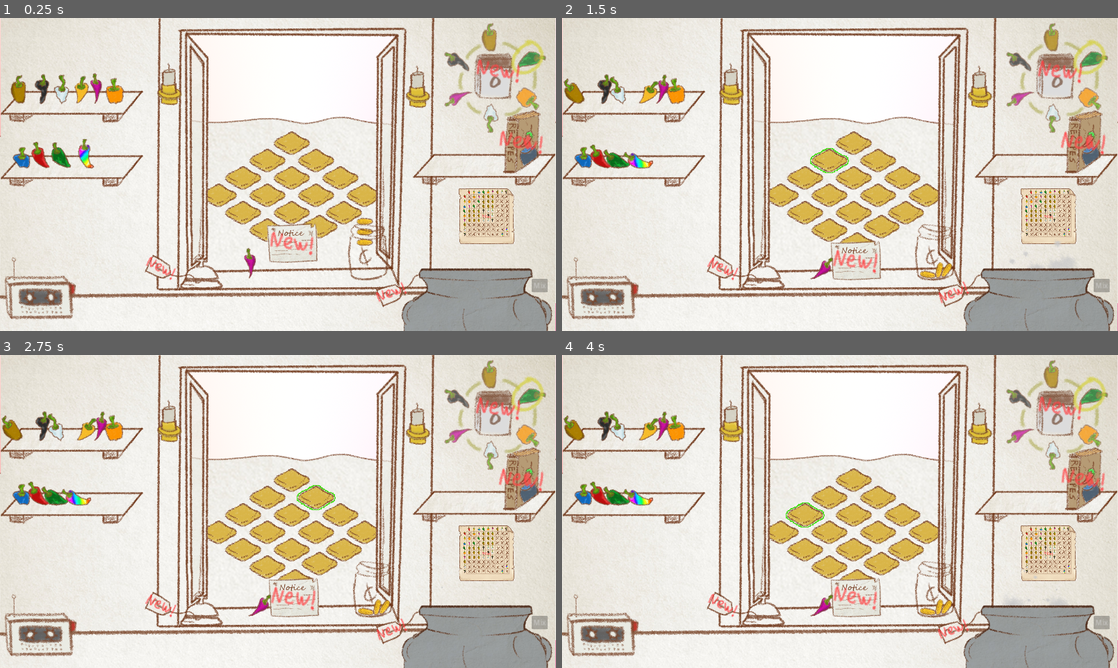
Above: before the commit, frames 1-4 (two rows, left to right).
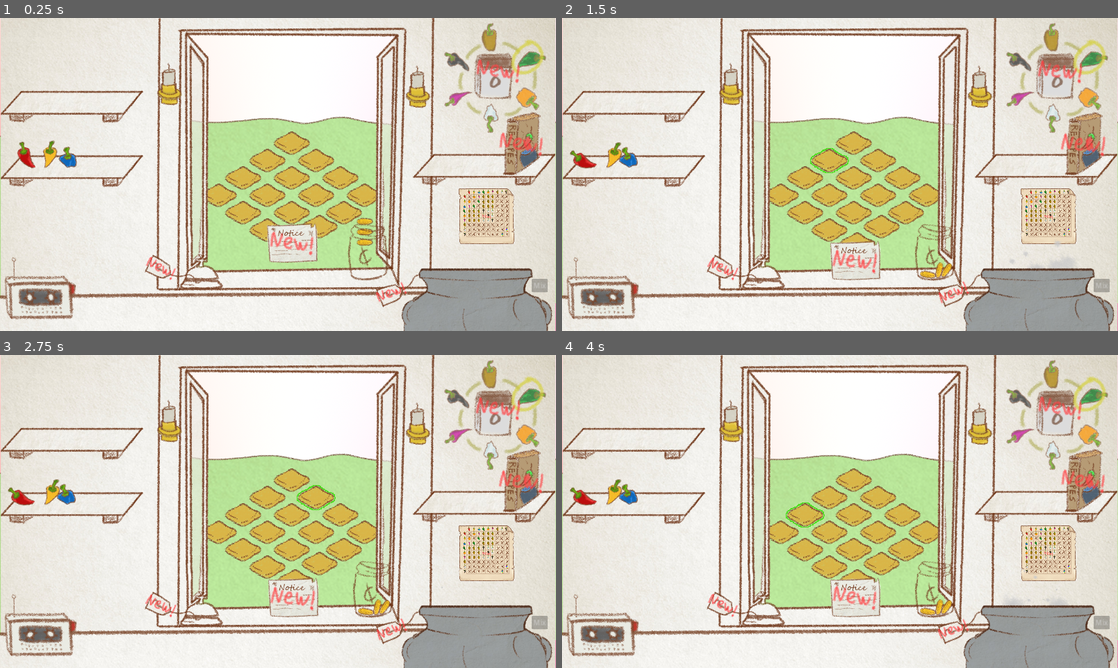
Above: after the commit, the same moments.

Repository: fresh4/GameJam2
Game: Godot game, scene res://Scenes/prototype_level.tscn
Two runs of this game, one before a commit and one after it. Both use one fixed random seed, a clock stepped at 60 frames per second and the inputs below. Sound files missing from this copy of the repository are replaced by a short silence.
Inputs (mouse positions are in pixels of both pictures, inside the frame that each line leads up to):
- Up to frame 1 (0.25 s): no input
- Up to frame 2 (1.5 s): move the mouse to (851, 143) at 0.52 s; press the mouse at (851, 143) at 0.53 s; move the mouse to (828, 161) at 1.27 s; release the mouse at (828, 161) at 1.28 s; right-click (828, 161) at 1.35 s
- Up to frame 3 (2.75 s): move the mouse to (316, 498) at 2.02 s; hold Mouse wheel down (scroll_down) from 2.03 s (still down)
- Up to frame 4 (4 s): move the mouse to (851, 514) at 2.77 s; release Mouse wheel down (scroll_down) at 2.78 s; tap Mouse wheel up (scroll_up) at 2.85 s; move the mouse to (806, 514) at 3.52 s; press the mouse at (806, 514) at 3.53 s

The runs differ from the first frame. In frame 1, 13% of the frame differs, in the area x 0-100%, y 17-92%; in frame 2, 13%, in the area x 0-100%, y 18-92%; in frame 3, 13%; in frame 4, 13%.

Commit message:
TEMPORARY glass clack test

Diff:
--- a/Prefabs/casette_player.tscn
+++ b/Prefabs/casette_player.tscn
@@ -89,6 +89,7 @@
 [sub_resource type="Animation" id="Animation_0ure2"]
 resource_name = "button_click"
 length = 0.4
+step = 0.01
 tracks/0/type = "value"
 tracks/0/imported = false
 tracks/0/enabled = true
--- a/Prefabs/coin_prefab.tscn
+++ b/Prefabs/coin_prefab.tscn
@@ -1,6 +1,7 @@
-[gd_scene load_steps=4 format=3 uid="uid://b8evs7c0sfjyp"]
+[gd_scene load_steps=5 format=3 uid="uid://b8evs7c0sfjyp"]
 
 [ext_resource type="Texture2D" uid="uid://bxr2deqi0y1ga" path="res://Assets/Art/Misc/coin.png" id="1_80120"]
+[ext_resource type="Script" path="res://Scripts/coin.gd" id="1_ye513"]
 [ext_resource type="PackedScene" uid="uid://ddktg6351ag7b" path="res://Prefabs/draggable.tscn" id="2_0f284"]
 
 [sub_resource type="CapsuleShape2D" id="CapsuleShape2D_4yn3p"]
@@ -12,6 +13,10 @@
 collision_mask = 35
 mass = 0.2
 can_sleep = false
+continuous_cd = 1
+max_contacts_reported = 1
+contact_monitor = true
+script = ExtResource("1_ye513")
 
 [node name="Sprite2D" type="Sprite2D" parent="."]
 texture = ExtResource("1_80120")
@@ -26,3 +31,5 @@
 visible = false
 rotation = 1.5708
 shape = SubResource("CapsuleShape2D_4yn3p")
+
+[connection signal="body_entered" from="." to="." method="_on_body_entered"]
--- a/Scenes/prototype_level.tscn
+++ b/Scenes/prototype_level.tscn
@@ -21,17 +21,10 @@
 [ext_resource type="Script" path="res://Scripts/calendar.gd" id="14_grgwa"]
 [ext_resource type="PackedScene" uid="uid://cleo1ff7w2klu" path="res://Prefabs/candle.tscn" id="14_tbef6"]
 [ext_resource type="PackedScene" uid="uid://sgf1mrx7htle" path="res://Prefabs/readable_area.tscn" id="14_xmhaq"]
-[ext_resource type="PackedScene" uid="uid://bnwrm2tptwr7b" path="res://Prefabs/Peppers/pepper_orange_prefab.tscn" id="15_2t1g6"]
-[ext_resource type="PackedScene" uid="uid://b5xmxlsinrtc2" path="res://Prefabs/Peppers/pepper_green_prefab.tscn" id="16_aeofj"]
 [ext_resource type="Texture2D" uid="uid://dwe4h05uom6uu" path="res://Assets/Art/UI/harvests_timings.png" id="16_t5su8"]
-[ext_resource type="PackedScene" uid="uid://dcw00oywkbrob" path="res://Prefabs/Peppers/pepper_purple_prefab.tscn" id="16_vq104"]
-[ext_resource type="PackedScene" uid="uid://mc1b6q72y3tb" path="res://Prefabs/Peppers/pepper_rainbow_prefab.tscn" id="17_eq17a"]
 [ext_resource type="Texture2D" uid="uid://b1ni7ykmj1c82" path="res://Assets/Art/UI/circle.png" id="17_l7yy5"]
-[ext_resource type="PackedScene" uid="uid://cjrwj8dd28vny" path="res://Prefabs/Peppers/pepper_white_prefab.tscn" id="18_ou18d"]
 [ext_resource type="PackedScene" uid="uid://bf8s8mk21u7ya" path="res://Prefabs/Peppers/pepper_yellow_prefab.tscn" id="19_un27w"]
 [ext_resource type="PackedScene" uid="uid://blhxcyopw51fc" path="res://Prefabs/casette_player.tscn" id="20_ph76f"]
-[ext_resource type="PackedScene" uid="uid://cshxev1010rce" path="res://Prefabs/Peppers/pepper_black_prefab.tscn" id="20_ukipr"]
-[ext_resource type="PackedScene" uid="uid://cwetu0gpjql45" path="res://Prefabs/Peppers/pepper_brown_prefab.tscn" id="21_egy4y"]
 [ext_resource type="PackedScene" uid="uid://b8evs7c0sfjyp" path="res://Prefabs/coin_prefab.tscn" id="22_030br"]
 [ext_resource type="PackedScene" uid="uid://bpgk7sd08y3fy" path="res://Prefabs/jar.tscn" id="23_lq5y0"]
 [ext_resource type="PackedScene" uid="uid://ddktg6351ag7b" path="res://Prefabs/draggable.tscn" id="24_kpn4k"]
@@ -216,6 +209,9 @@
 [sub_resource type="RectangleShape2D" id="RectangleShape2D_2qhkc"]
 size = Vector2(70, 55)
 
+[sub_resource type="RectangleShape2D" id="RectangleShape2D_4vmxv"]
+size = Vector2(64, 90)
+
 [sub_resource type="Resource" id="Resource_tn3br"]
 script = ExtResource("32_6qb61")
 texture = ExtResource("47_psyux")
@@ -224,6 +220,24 @@
 
 [sub_resource type="RectangleShape2D" id="RectangleShape2D_bb2bm"]
 size = Vector2(70, 88)
+
+[sub_resource type="Resource" id="Resource_ojy8l"]
+script = ExtResource("32_6qb61")
+texture = ExtResource("37_3ftwe")
+hint = "Read Tutorial"
+has_recipe = false
+
+[sub_resource type="RectangleShape2D" id="RectangleShape2D_0e6vk"]
+size = Vector2(82, 88)
+
+[sub_resource type="Resource" id="Resource_0amkp"]
+script = ExtResource("32_6qb61")
+texture = ExtResource("46_g2yr5")
+hint = "Read Crossbreeding Sheet"
+has_recipe = false
+
+[sub_resource type="RectangleShape2D" id="RectangleShape2D_orv63"]
+size = Vector2(640, 640)
 
 [sub_resource type="RectangleShape2D" id="RectangleShape2D_627a8"]
 size = Vector2(91, 59)
@@ -237,24 +251,6 @@
 
 [sub_resource type="RectangleShape2D" id="RectangleShape2D_4lgaa"]
 size = Vector2(88, 58)
-
-[sub_resource type="Resource" id="Resource_ojy8l"]
-script = ExtResource("32_6qb61")
-texture = ExtResource("37_3ftwe")
-hint = "Read Tutorial"
-has_recipe = false
-
-[sub_resource type="RectangleShape2D" id="RectangleShape2D_0e6vk"]
-size = Vector2(82, 88)
-
-[sub_resource type="Resource" id="Resource_0amkp"]
-script = ExtResource("32_6qb61")
-texture = ExtResource("46_g2yr5")
-hint = "Read Crossbreeding Sheet"
-has_recipe = false
-
-[sub_resource type="RectangleShape2D" id="RectangleShape2D_orv63"]
-size = Vector2(640, 640)
 
 [node name="PrototypeLevel" type="Node2D" node_paths=PackedStringArray("pepper_spawn_point", "candles")]
 script = ExtResource("1_326k8")
@@ -275,6 +271,7 @@
 z_index = -1
 
 [node name="PaperTexture" type="Sprite2D" parent="Outside"]
+modulate = Color(0.764699, 0.953125, 0.647827, 1)
 position = Vector2(640, 296)
 texture = ExtResource("5_c21g3")
 
@@ -352,6 +349,7 @@
 position = Vector2(687, 785)
 
 [node name="Foreground" type="Sprite2D" parent="Inside"]
+z_index = -1
 position = Vector2(640, 360)
 texture = ExtResource("1_hh70o")
 
@@ -565,13 +563,19 @@
 
 [node name="RecipeBook" type="RigidBody2D" parent="Inside/Furniture"]
 position = Vector2(1200, 283)
+mass = 3.0
+
+[node name="DraggableArea" parent="Inside/Furniture/RecipeBook" instance=ExtResource("24_kpn4k")]
+
+[node name="CollisionShape2D" type="CollisionShape2D" parent="Inside/Furniture/RecipeBook/DraggableArea"]
+visible = false
+shape = SubResource("RectangleShape2D_4vmxv")
 
 [node name="RecipeBook" type="Sprite2D" parent="Inside/Furniture/RecipeBook"]
 texture = ExtResource("46_h7l3p")
 
 [node name="CollisionPolygon2D" type="CollisionPolygon2D" parent="Inside/Furniture/RecipeBook"]
-visible = false
-polygon = PackedVector2Array(-38, 57, 8, 57, 39, 35, 40, -65, 27, -71, -30, -56)
+polygon = PackedVector2Array(-40, 53, 40, 53, 40, -59, -40, -59)
 
 [node name="ReadableArea" parent="Inside/Furniture/RecipeBook" instance=ExtResource("14_xmhaq")]
 properties = SubResource("Resource_tn3br")
@@ -581,80 +585,7 @@
 visible = false
 shape = SubResource("RectangleShape2D_bb2bm")
 
-[node name="Draggables" type="Node2D" parent="Inside"]
-
-[node name="CoinPrefab2" parent="Inside/Draggables" instance=ExtResource("22_030br")]
-position = Vector2(840, 488)
-
-[node name="CoinPrefab3" parent="Inside/Draggables" instance=ExtResource("22_030br")]
-position = Vector2(840, 440)
-
-[node name="CoinPrefab" parent="Inside/Draggables" instance=ExtResource("22_030br")]
-position = Vector2(840, 464)
-
-[node name="Jar" parent="Inside/Draggables" instance=ExtResource("23_lq5y0")]
-position = Vector2(848, 528)
-
-[node name="Peppers" type="Node2D" parent="Inside"]
-
-[node name="Pepper" parent="Inside/Peppers" instance=ExtResource("16_aeofj")]
-position = Vector2(144, 302)
-
-[node name="RigidBody2D" parent="Inside/Peppers" instance=ExtResource("1_iiofd")]
-position = Vector2(97, 306)
-
-[node name="Pepper2" parent="Inside/Peppers" instance=ExtResource("14_2lq2j")]
-position = Vector2(50, 318)
-
-[node name="Pepper3" parent="Inside/Peppers" instance=ExtResource("15_2t1g6")]
-position = Vector2(265, 162)
-
-[node name="Pepper4" parent="Inside/Peppers" instance=ExtResource("16_vq104")]
-position = Vector2(221, 151)
-
-[node name="Pepper5" parent="Inside/Peppers" instance=ExtResource("17_eq17a")]
-position = Vector2(200, 296)
-
-[node name="Pepper6" parent="Inside/Peppers" instance=ExtResource("18_ou18d")]
-position = Vector2(142, 151)
-
-[node name="Pepper7" parent="Inside/Peppers" instance=ExtResource("19_un27w")]
-position = Vector2(185, 155)
-
-[node name="Pepper8" parent="Inside/Peppers" instance=ExtResource("20_ukipr")]
-position = Vector2(96, 154)
-
-[node name="Pepper9" parent="Inside/Peppers" instance=ExtResource("21_egy4y")]
-position = Vector2(42, 155)
-
 [node name="Tutorials" type="Node2D" parent="Inside"]
-
-[node name="Notice" type="RigidBody2D" parent="Inside/Tutorials"]
-position = Vector2(672, 488)
-collision_layer = 129
-collision_mask = 3
-contact_monitor = true
-
-[node name="Notice" type="Sprite2D" parent="Inside/Tutorials/Notice"]
-texture = ExtResource("12_ah4ji")
-
-[node name="CollisionPolygon2D" type="CollisionPolygon2D" parent="Inside/Tutorials/Notice"]
-visible = false
-polygon = PackedVector2Array(-56, -40, 56, -42, 58, 43, -49, 44)
-
-[node name="DraggableArea" parent="Inside/Tutorials/Notice" instance=ExtResource("24_kpn4k")]
-
-[node name="CollisionShape2D" type="CollisionShape2D" parent="Inside/Tutorials/Notice/DraggableArea"]
-visible = false
-position = Vector2(2, 2.5)
-shape = SubResource("RectangleShape2D_627a8")
-
-[node name="ReadableArea" parent="Inside/Tutorials/Notice" instance=ExtResource("14_xmhaq")]
-properties = SubResource("Resource_3bcml")
-
-[node name="CollisionShape2D" type="CollisionShape2D" parent="Inside/Tutorials/Notice/ReadableArea"]
-position = Vector2(2.5, 2.5)
-shape = SubResource("RectangleShape2D_4lgaa")
 
 [node name="CauldronNote" type="Sprite2D" parent="Inside/Tutorials"]
 position = Vector2(927, 616)
@@ -691,6 +622,58 @@
 [node name="CollisionShape2D" type="CollisionShape2D" parent="Inside/Tutorials/Chart/ReadableArea"]
 scale = Vector2(0.999999, 0.999999)
 shape = SubResource("RectangleShape2D_orv63")
+
+[node name="Notice" type="RigidBody2D" parent="Inside"]
+position = Vector2(672, 488)
+collision_layer = 129
+collision_mask = 3
+contact_monitor = true
+
+[node name="Notice" type="Sprite2D" parent="Inside/Notice"]
+texture = ExtResource("12_ah4ji")
+
+[node name="CollisionPolygon2D" type="CollisionPolygon2D" parent="Inside/Notice"]
+visible = false
+polygon = PackedVector2Array(-56, -40, 56, -42, 58, 43, -49, 44)
+
+[node name="DraggableArea" parent="Inside/Notice" instance=ExtResource("24_kpn4k")]
+
+[node name="CollisionShape2D" type="CollisionShape2D" parent="Inside/Notice/DraggableArea"]
+visible = false
+position = Vector2(2, 2.5)
+shape = SubResource("RectangleShape2D_627a8")
+
+[node name="ReadableArea" parent="Inside/Notice" instance=ExtResource("14_xmhaq")]
+properties = SubResource("Resource_3bcml")
+
+[node name="CollisionShape2D" type="CollisionShape2D" parent="Inside/Notice/ReadableArea"]
+position = Vector2(2.5, 2.5)
+shape = SubResource("RectangleShape2D_4lgaa")
+
+[node name="Draggables" type="Node2D" parent="Inside"]
+
+[node name="CoinPrefab2" parent="Inside/Draggables" instance=ExtResource("22_030br")]
+position = Vector2(840, 488)
+
+[node name="CoinPrefab3" parent="Inside/Draggables" instance=ExtResource("22_030br")]
+position = Vector2(840, 440)
+
+[node name="CoinPrefab" parent="Inside/Draggables" instance=ExtResource("22_030br")]
+position = Vector2(840, 464)
+
+[node name="Jar" parent="Inside/Draggables" instance=ExtResource("23_lq5y0")]
+position = Vector2(848, 528)
+
+[node name="Peppers" type="Node2D" parent="Inside"]
+
+[node name="Pepper" parent="Inside/Peppers" instance=ExtResource("1_iiofd")]
+position = Vector2(64, 304)
+
+[node name="Pepper2" parent="Inside/Peppers" instance=ExtResource("19_un27w")]
+position = Vector2(112, 304)
+
+[node name="Pepper3" parent="Inside/Peppers" instance=ExtResource("14_2lq2j")]
+position = Vector2(160, 312)
 
 [node name="Tooltips" type="CanvasLayer" parent="."]
 unique_name_in_owner = true
@@ -753,9 +736,6 @@
 panning_strength = 0.3
 bus = &"SFX"
 
-[node name="Pepper" parent="." instance=ExtResource("16_vq104")]
-position = Vector2(576, 536)
-
 [connection signal="pressed" from="Inside/Button" to="." method="_on_button_pressed"]
 [connection signal="body_entered" from="Inside/Furniture/Cauldron/IngredientDetectionArea" to="Inside/Furniture/Cauldron" method="_on_ingredient_detection_area_body_entered"]
 [connection signal="pressed" from="Inside/Furniture/Cauldron/MixButton" to="Inside/Furniture/Cauldron" method="_on_mix_button_pressed"]
--- a/Scripts/AutoLoads/audio_manager.gd
+++ b/Scripts/AutoLoads/audio_manager.gd
@@ -27,6 +27,20 @@
 const BELL_1 = preload("res://Assets/SFX/bell_1.ogg")
 const IGNITE = preload("res://Assets/SFX/ignite.ogg")
 const SIZZLE = preload("res://Assets/SFX/sizzle.ogg")
+
+const GLASS_CLACK = preload("res://Assets/SFX/glass_clack.ogg")
+const GLASS_CLACK_2 = preload("res://Assets/SFX/glass_clack_2.ogg")
+const GLASS_CLACK_3 = preload("res://Assets/SFX/glass_clack_3.ogg")
+const GLASS_CLACK_4 = preload("res://Assets/SFX/glass_clack_4.ogg")
+const GLASS_CLACK_5 = preload("res://Assets/SFX/glass_clack_5.ogg")
+
+const COIN_CLACKS: Array[AudioStream] = [
+	GLASS_CLACK,
+	GLASS_CLACK_2,
+	GLASS_CLACK_3,
+	GLASS_CLACK_4,
+	GLASS_CLACK_5
+]
 
 const CASSETTE_CLICKS: Array[AudioStream] = [
 	CASSETTE_PRESS,
@@ -61,17 +75,6 @@
 
 func _ready() -> void:
 	process_mode = Node.PROCESS_MODE_ALWAYS
-
-	#menu_music_player = initialize_player(OST_BGM_0_DAWN)
-	#game_music_player = initialize_player(OST_BGM_1_RIME)
-	#victory_music_player = initialize_player(OST_BGM_MATCH_END)
-
-	#if get_tree().current_scene.name == "MainMenu":
-		#current_player = menu_music_player
-	#else:
-		#current_player = game_music_player
-	#current_player.stream_paused = false
-	#current_player.volume_db = 0 # 0db = full volume
 
 func initialize_player(stream: Resource) -> AudioStreamPlayer:
 	var player = AudioStreamPlayer.new()
--- /dev/null
+++ b/Scripts/coin.gd
@@ -0,0 +1,7 @@
+extends RigidBody2D
+class_name Coin
+
+func _on_body_entered(body: Node2D) -> void:
+	if body is RigidBody2D and abs(body.linear_velocity.y) > 1: return
+	if not abs(linear_velocity.y) > 0: return
+	AudioManager.play_random(AudioManager.COIN_CLACKS)
Not shown, added: Assets/SFX/glass_clack.ogg.import
Not shown, added: Assets/SFX/glass_clack_2.ogg.import
Not shown, added: Assets/SFX/glass_clack_3.ogg.import
Not shown, added: Assets/SFX/glass_clack_4.ogg.import
Not shown, added: Assets/SFX/glass_clack_5.ogg.import
Not shown: 1 places in Scenes/prototype_level.tscn that only renumber resources
Not shown, added: Assets/SFX/glass_clack.ogg
Not shown, added: Assets/SFX/glass_clack_2.ogg
Not shown, added: Assets/SFX/glass_clack_3.ogg
Not shown, added: Assets/SFX/glass_clack_4.ogg
Not shown, added: Assets/SFX/glass_clack_5.ogg
